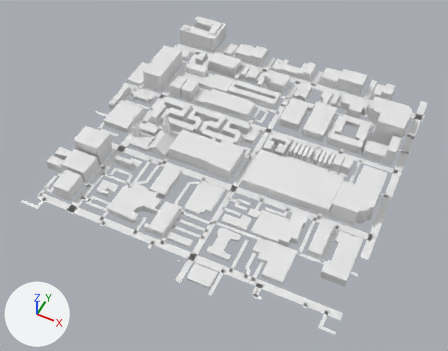
Renders of the glTF model app/public/world/tiles/-5_0.lod1.glb from each side of a commit.
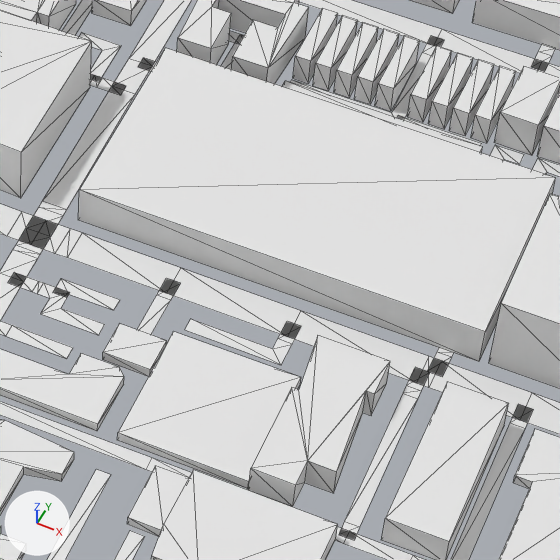
Old and new are each drawn whole from a 50 mm lens placed at (-1954.0, -896.0, 734.0), pointed at (-2253.0, -298.0, -13.0) and again close up on the part from 50% to 77% of the width and 40% to 74% of the height. Arrows for +X, +Y and +Z are at lower left; the lights stay in place. The last two pictures show the newer version. The close-ups show mesh edges as thin lines. Where no turn or scale is listed for an object, it has been applied to the vertices. Vertices at exactly the same position are counted once.

Names of what the first close-up shows: 'buildings', 'ground'.
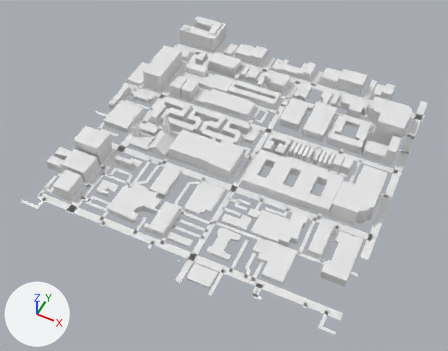
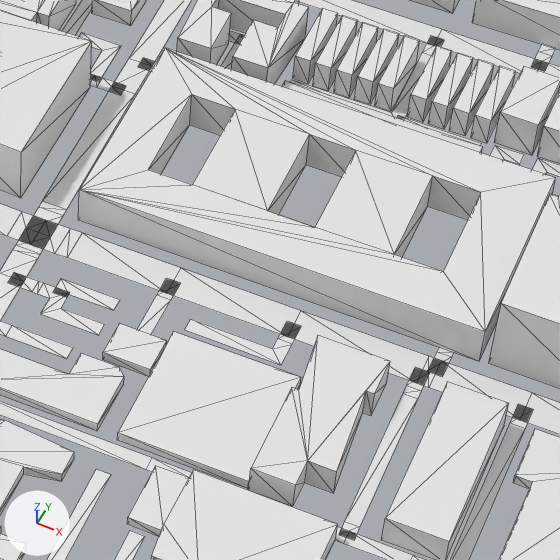
The change, as a diff of the scene's bpy script:
```diff
--- a/app/public/world/tiles/-5_0.lod1.glb.py
+++ b/app/public/world/tiles/-5_0.lod1.glb.py
@@ me_buildings @@
 # used by ob_buildings; location = (-2260.5, -240.6, 31.2)
-me_buildings.from_pydata(...)  # 1389 vertices, 1960 faces; spans x -252.0..252.0, y -262.0..262.0, z -31.0..31.0
+me_buildings.from_pydata(...)  # 1413 vertices, 2002 faces; spans x -252.0..252.0, y -262.0..262.0, z -31.0..31.0
+# me_buildings part 1
+# 2 faces are deleted
+# 12 vertices are added at x 63.0..167.0, y -56.0..-16.0, z -31.0
+# 12 new vertices lie (0.0, 0.0, 15.0) away from vertices in x 63.0..167.0, y -56.0..-16.0, z -31.0
+# 44 new faces join them
```

Boxes [x1, y1, x2, y2] around the edits, measured in the close-ups (560 x 560 px):
part 1 of me_buildings, cut back
    both: [80, 48, 556, 332]
